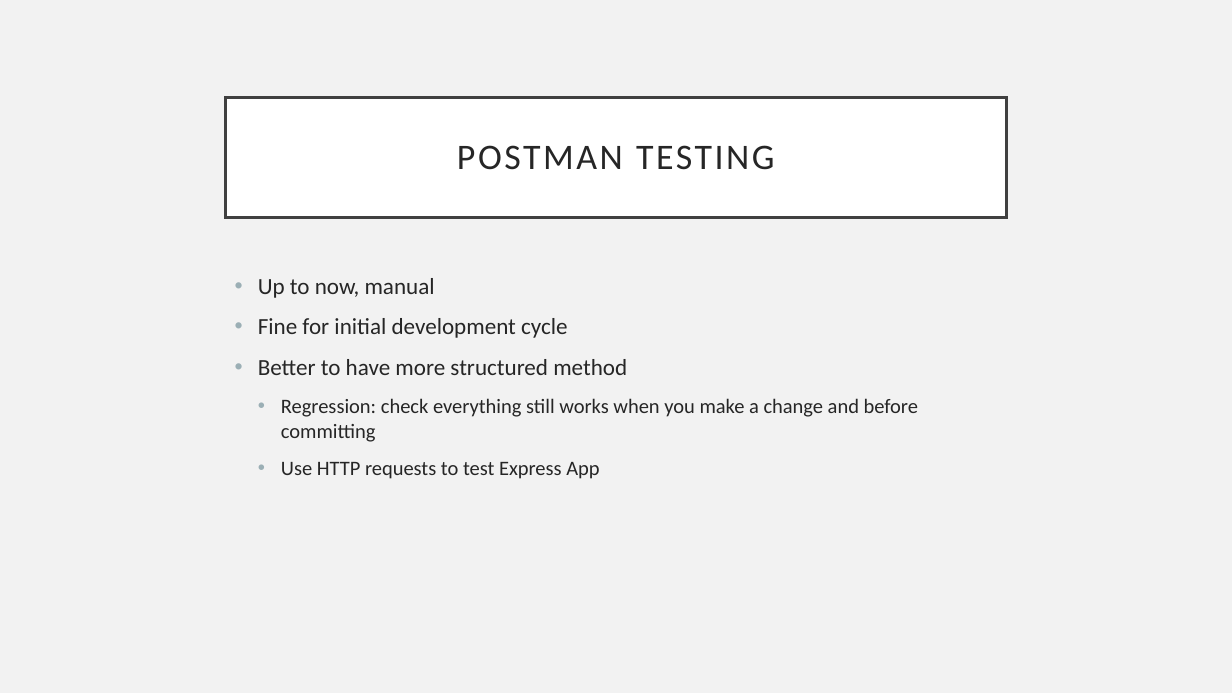
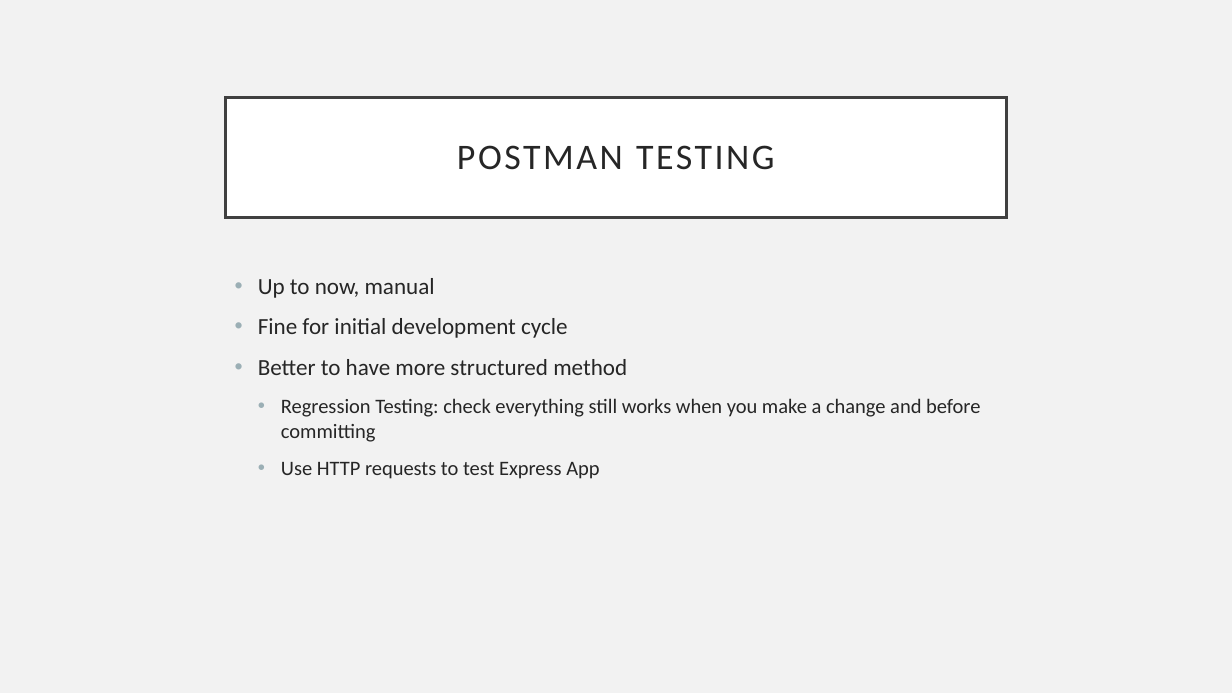
Before and after one commit to diarmuidoconnor/ewd-module-2025, a slide deck: slide 13 of topic12/talk-1/Testing-Web-APIs.pptx. Drawn at 1232x693 pixels with LibreOffice and Linux fonts; fonts in the diff are those of the drawing. Boxes give left, top, right and bottom in pixels: in the first picture for what was removed or moved away, otherwise in the second. Text is boxed around its words. In the diff, an @@ line names an element or a change of style, - is before the commit and + after.

```diff
--- a/topic12/talk-1/Testing-Web-APIs.pptx
+++ b/topic12/talk-1/Testing-Web-APIs.pptx
@@ text at <box>281,398,980,442</box>: text changed @@
-  • Regression: check everything still works when you make a change and before committing
+  • Regression Testing: check everything still works when you make a change and before committing
```
Also in this commit, not shown: 4 other slides changed, 6 other files.
